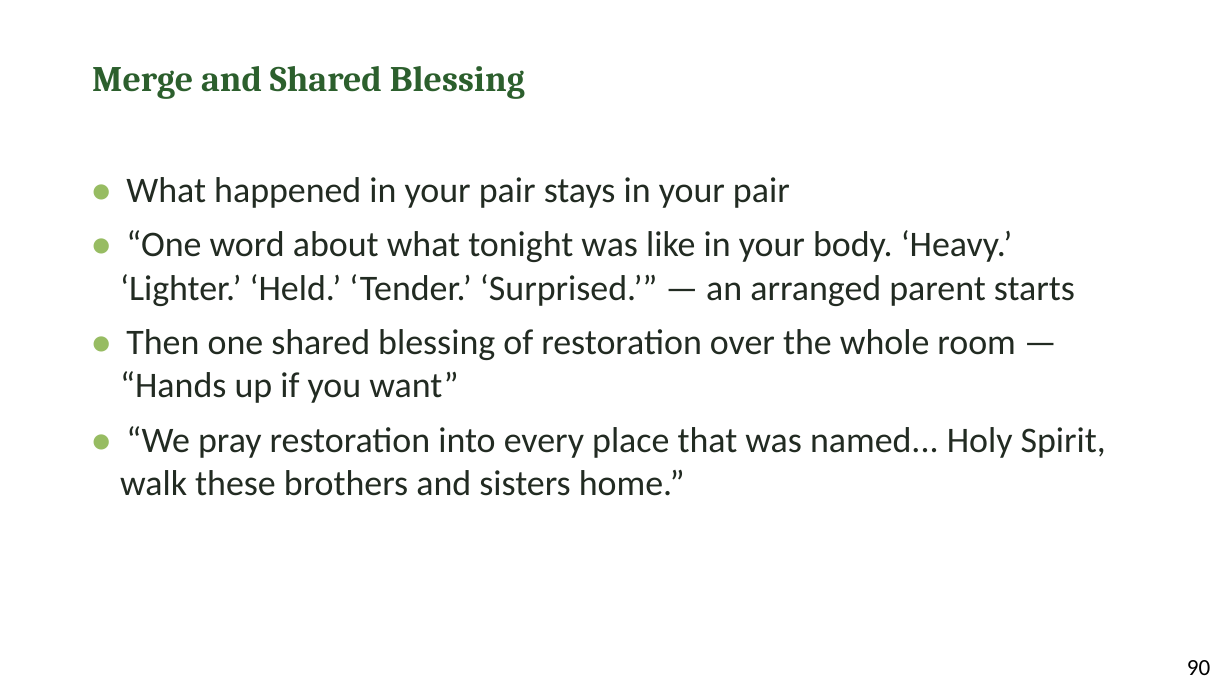
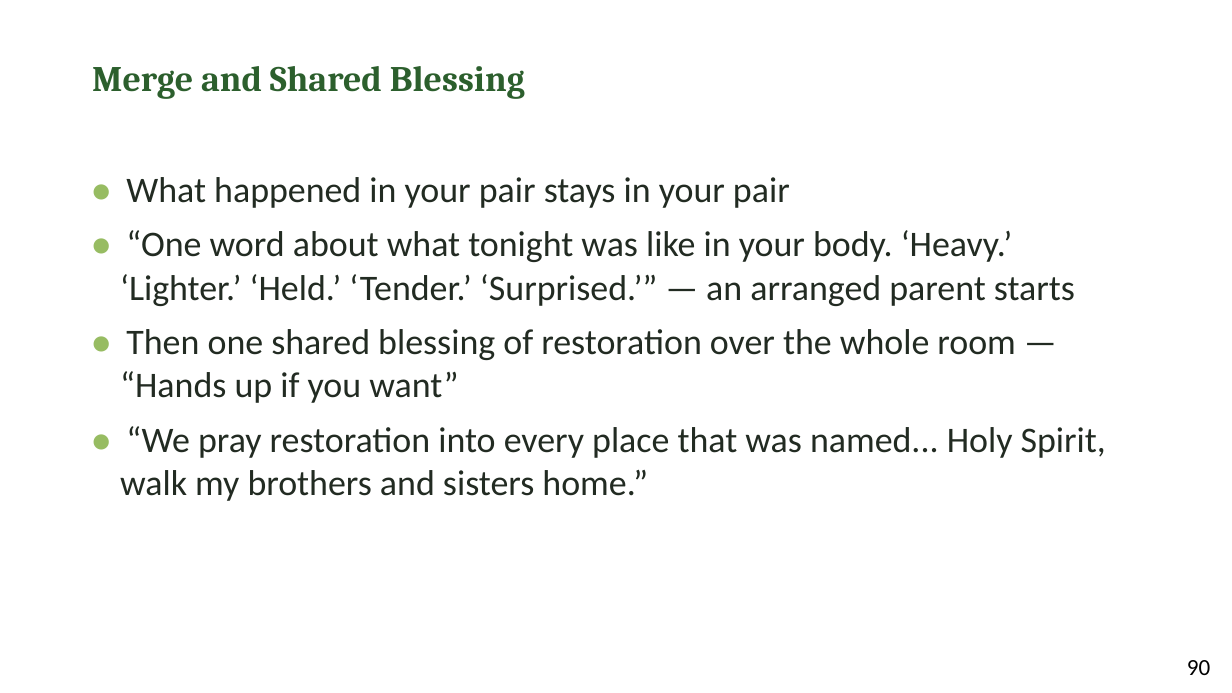
Before and after one commit to jgtittle-ministries/fellowship-of-the-heart-pilot-at-cca-dev, a slide deck: slide 11 of _implementation-notes/evening-series/FotH Evening Session 6 Slides DRAFT v1.pptx. Drawn at 1232x693 pixels with LibreOffice and Linux fonts; fonts in the diff are those of the drawing. Boxes give left, top, right and bottom in pixels: in the first picture for what was removed or moved away, otherwise in the second. Text is boxed around its words. In the diff, an @@ line names an element or a change of style, - is before the commit and + after.

```diff
--- a/_implementation-notes/evening-series/FotH Evening Session 6 Slides DRAFT v1.pptx
+++ b/_implementation-notes/evening-series/FotH Evening Session 6 Slides DRAFT v1.pptx
@@ text at [120, 426, 1106, 501]: text changed @@
-• “We pray restoration into every place that was named... Holy Spirit, walk these brothers and sisters home.”
+• “We pray restoration into every place that was named... Holy Spirit, walk my brothers and sisters home.”
```
Also in this commit, not shown: 5 other slides changed, 2 other files.
